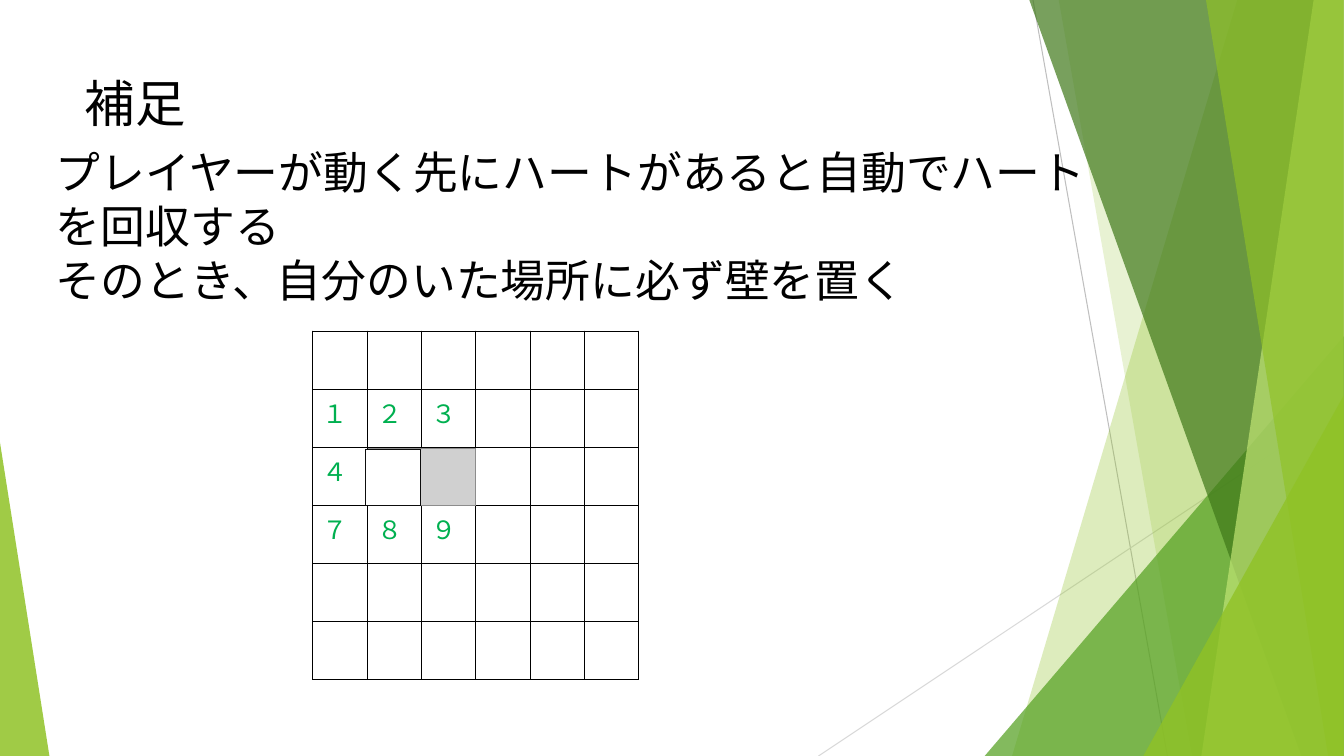
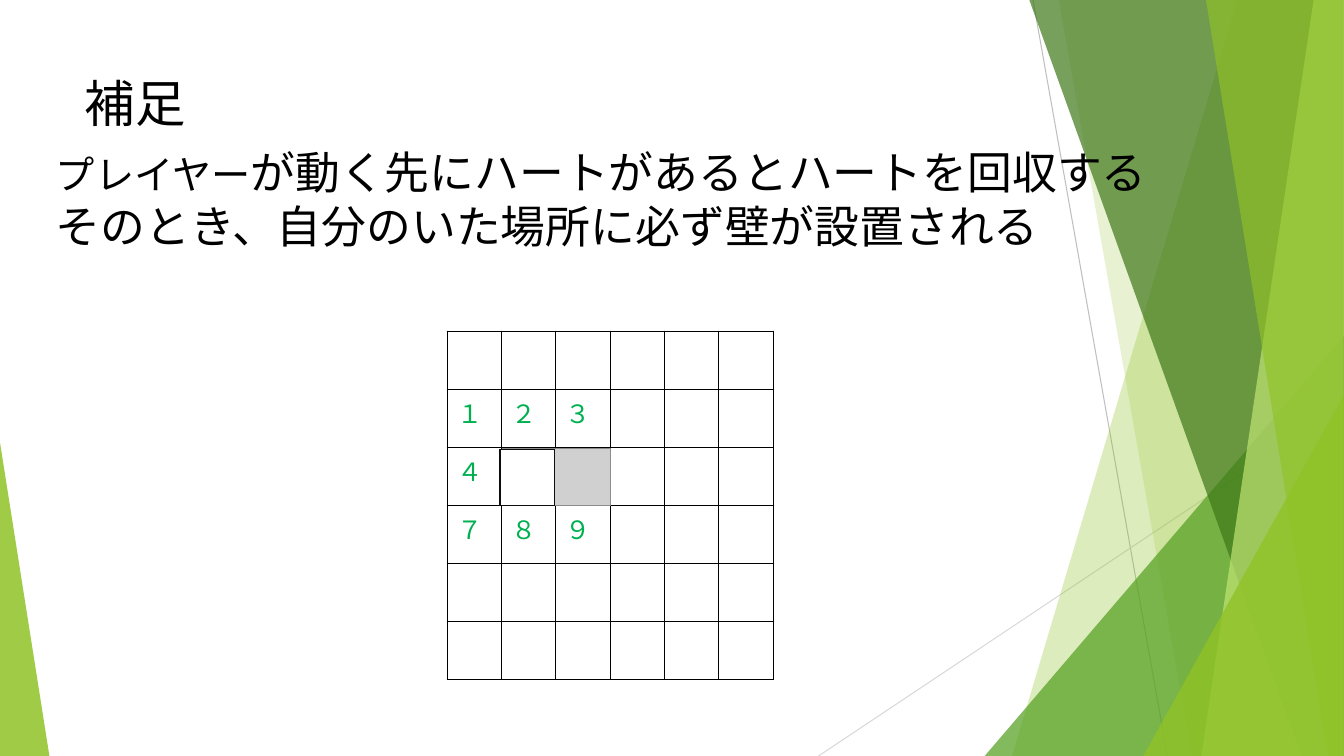
Before and after one commit to noko1024/ChaserDoc, a slide deck: slide 9 of New_U-16.pptx. Drawn at 1344x756 pixels with LibreOffice and Linux fonts; fonts in the diff are those of the drawing; grey boxes stand for pictures. Boxes give left, top, right and bottom in pixels: in the first picture for what was removed or moved away, otherwise in the second. Text is boxed around its words. In the diff, an @@ line names an element or a change of style, - is before the commit and + after.

```diff
--- a/New_U-16.pptx
+++ b/New_U-16.pptx
@@ text at [56, 144, 1146, 247]: text changed; font Noto Sans CJK JP to Arial @@
-プレイヤーが動く先にハートがあると自動でハートを回収する
-そのとき、自分のいた場所に必ず壁を置く
+プレイヤーが動く先にハートがあるとハートを回収する
+そのとき、自分のいた場所に必ず壁が設置される
@@ 3 tables, 2 pictures: place and size @@
-3 tables, 2 pictures at [313, 332, 639, 680]
+3 tables, 2 pictures at [448, 332, 774, 680]
```
Also in this commit, not shown: 11 other slides changed.
